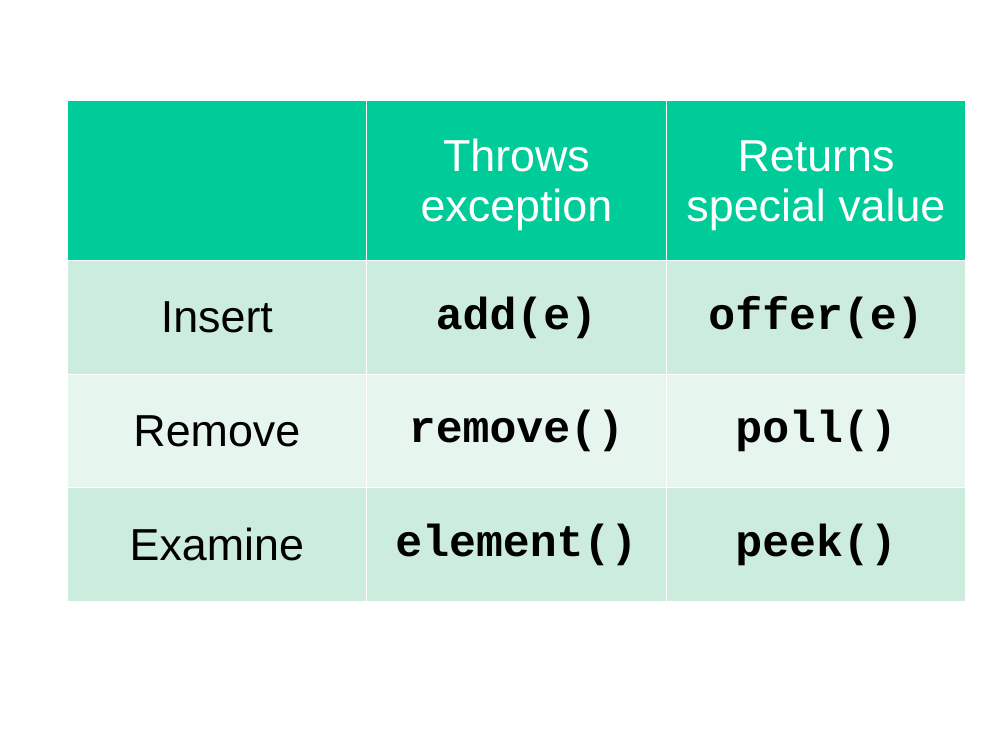
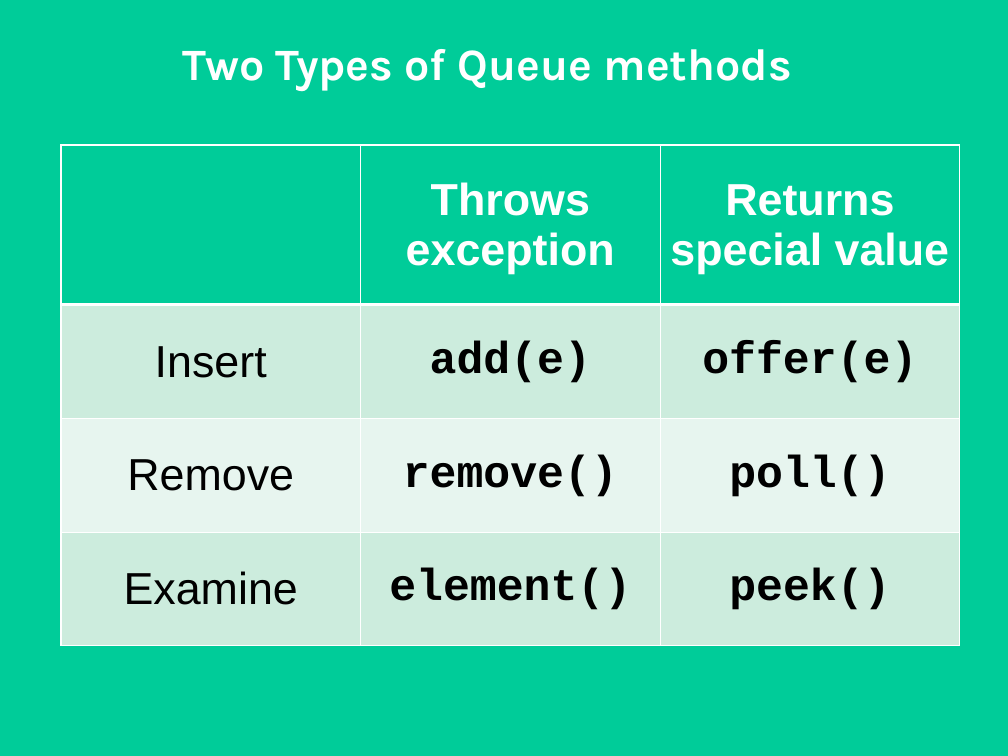
Before and after one commit to Cy-FairCS/cs3, a slide deck: slide 17 of u08d_pQueues/notes/_a.priorityQueues.pptx. Drawn at 1008x756 pixels with LibreOffice and Linux fonts; fonts in the diff are those of the drawing. Boxes give left, top, right and bottom in pixels: in the first picture for what was removed or moved away, otherwise in the second. Text is boxed around its words. In the diff, an @@ line names an element or a change of style, - is before the commit and + after.

```diff
--- a/u08d_pQueues/notes/_a.priorityQueues.pptx
+++ b/u08d_pQueues/notes/_a.priorityQueues.pptx
@@ background #FFFFFF to #00CC99 @@
@@ title added at <box>183,49,792,91</box>, 32 pt, text #FFFFFF, bold @@
+Two Types of Queue methods
@@ table: place and size @@
-table at <box>68,101,966,602</box>
+table at <box>61,145,960,646</box>
```
Also in this commit, not shown: 3 other slides changed, 1 slide removed.
